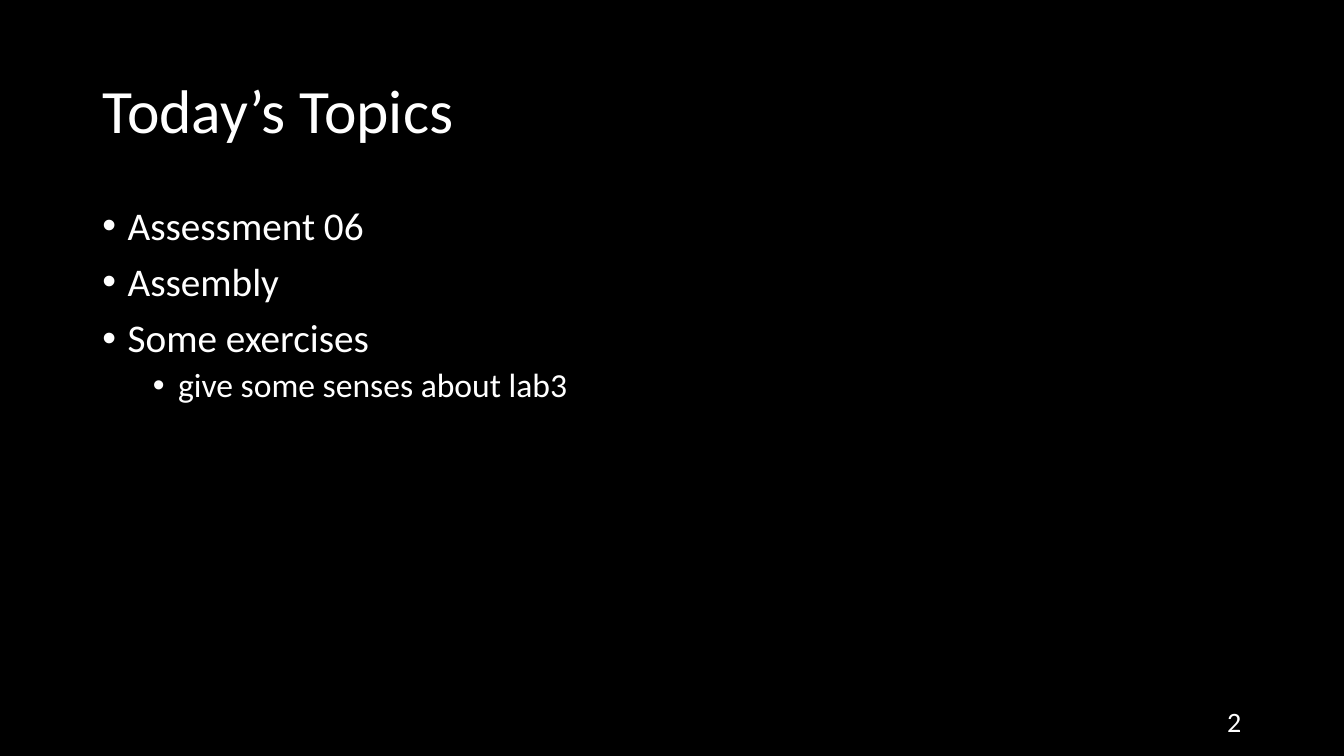
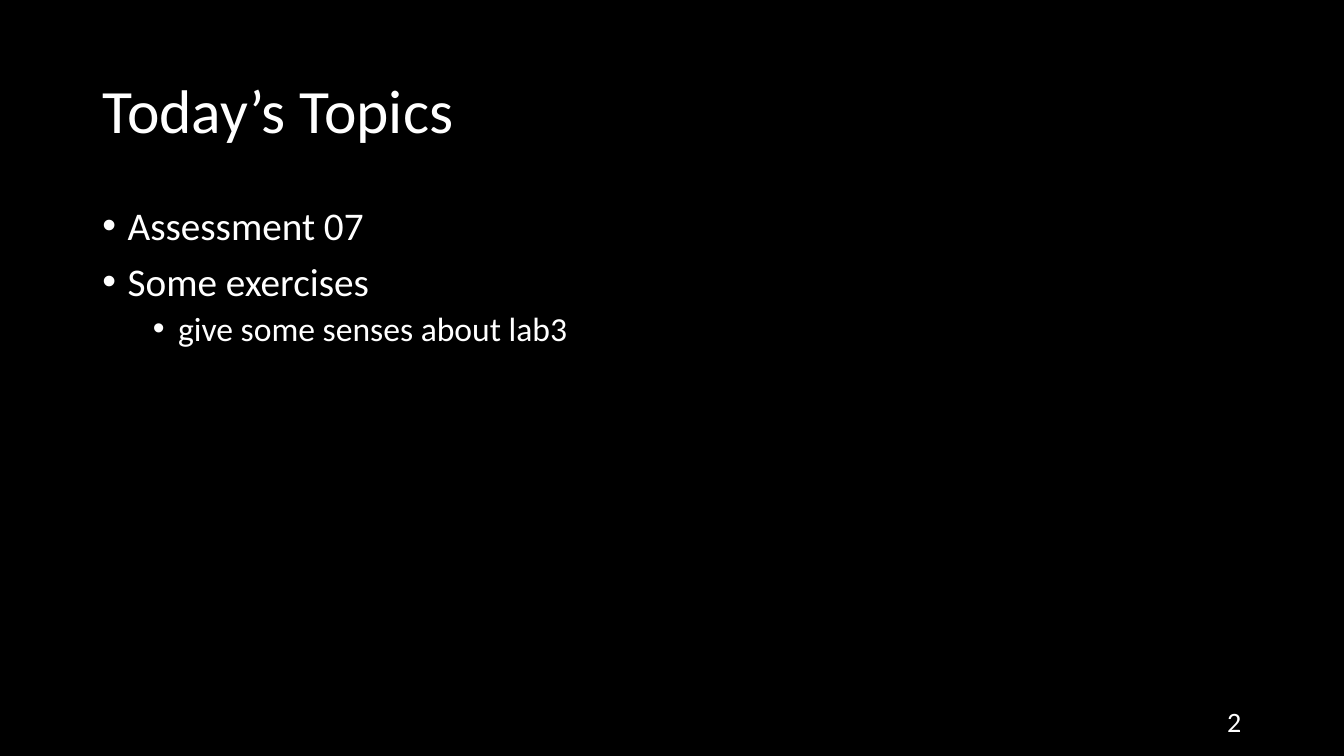
Before and after one commit to NYU-CSO/nyu-cso.github.io, a slide deck: slide 2 of rec-notes/r08.pptx. Drawn at 1344x756 pixels with LibreOffice and Linux fonts; fonts in the diff are those of the drawing. Boxes give left, top, right and bottom in pixels: in the first picture for what was removed or moved away, otherwise in the second. Text is boxed around its words. In the diff, an @@ line names an element or a change of style, - is before the commit and + after.

```diff
--- a/rec-notes/r08.pptx
+++ b/rec-notes/r08.pptx
@@ text at (128, 214, 364, 241): text changed @@
-• Assessment 06
-• Assembly
+• Assessment 07
```
Also in this commit, not shown: 16 other slides changed, 40 slides added, 15 slides removed, 1 other file.
